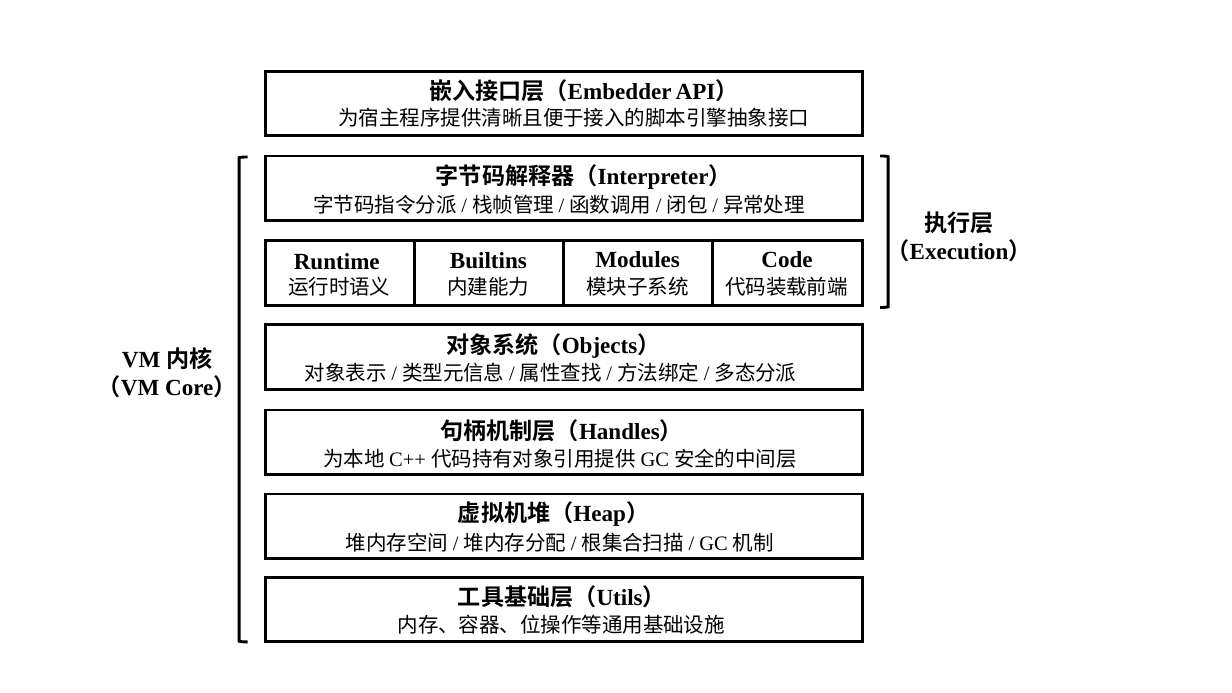
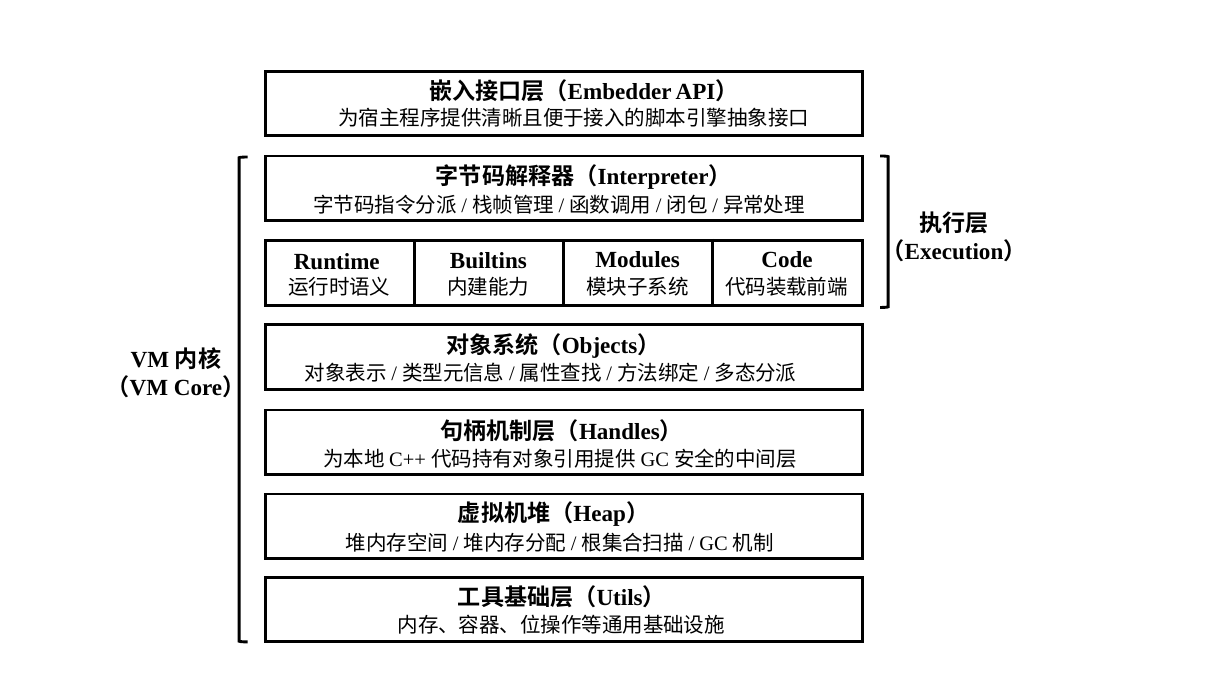
Before and after one commit to WU-SUNFLOWER/S.A.A.U.S.O, a slide deck: slide 5 of docs/thesis/pictures.pptx. Drawn at 1232x693 pixels with LibreOffice and Linux fonts; fonts in the diff are those of the drawing. Boxes give left, top, right and bottom in pixels: in the first picture for what was removed or moved away, otherwise in the second. Text is boxed around its words. In the diff, an @@ line names an element or a change of style, - is before the commit and + after.

```diff
--- a/docs/thesis/pictures.pptx
+++ b/docs/thesis/pictures.pptx
@@ text "执行层": place and size @@
-text "执行层" at [887, 211, 1032, 265]
+text "执行层" at [882, 211, 1027, 265]
@@ text "VM 内核" rewrapped from [98, 347, 236, 397] to [107, 347, 245, 401] @@
```
Also in this commit, not shown: 4 other slides changed, 1 other file.
